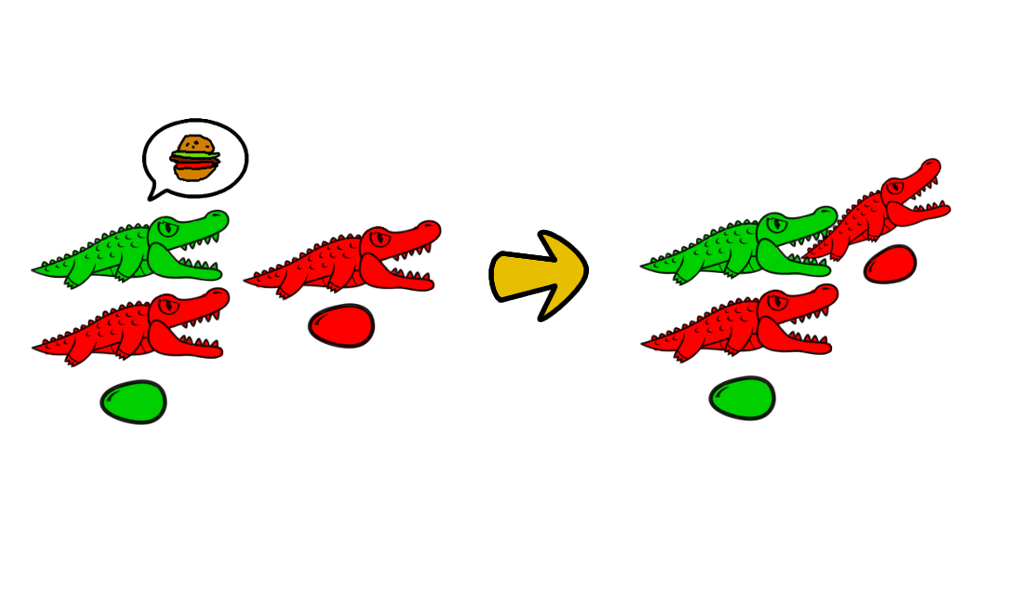
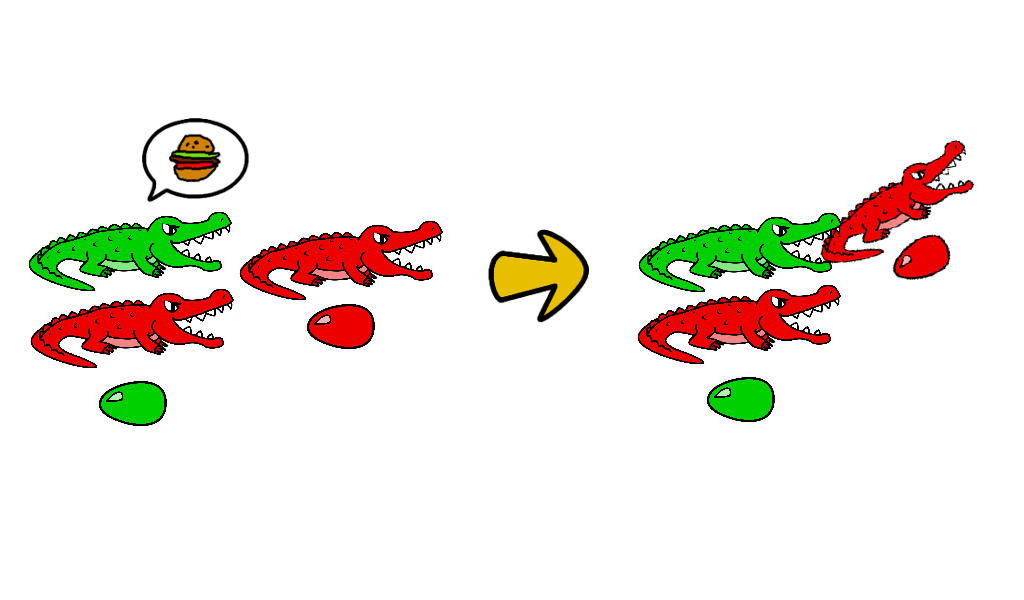
Layers edited between the first and the second 1024×600 image:
added layer "Eingefügte Ebene #8" above "Eingefügte Ebene #5" over [637, 285, 841, 364]
renamed "Schwebende Ebene-Kopie#1" to "Eingefügte Ebene #5", painted on it over [239, 219, 443, 349]
renamed "Schwebende Ebene-Kopie" to "Eingefügte Ebene #6", painted on it over [30, 286, 234, 369]
renamed "Eingefügte Ebene#5" to "Eingefügte Ebene #4", moved it above "Eingefügte Ebene #3", painted on it over [99, 379, 168, 426]
removed layer "Eingefügte Ebene#1" over [101, 312, 280, 424]
added layer "Eingefügte Ebene #3" above "Eingefügte Ebene #2" over [707, 377, 775, 422]
added layer "Eingefügte Ebene #2" above "Eingefügte Ebene #7" over [638, 213, 842, 292]
renamed "Schwebende Ebene#1" to "Eingefügte Ebene #7", moved it above "Eingefügte Ebene #1", painted on it over [800, 140, 975, 301]
renamed "Eingefügte Ebene#4" to "Eingefügte Ebene #1", painted on it over [28, 209, 232, 291]
removed layer "Schwebende Ebene" over [33, 210, 230, 290]
removed layer "Eingefügte Ebene#2" over [307, 236, 488, 349]
removed layer "Sichtbar" over [639, 205, 840, 422]
